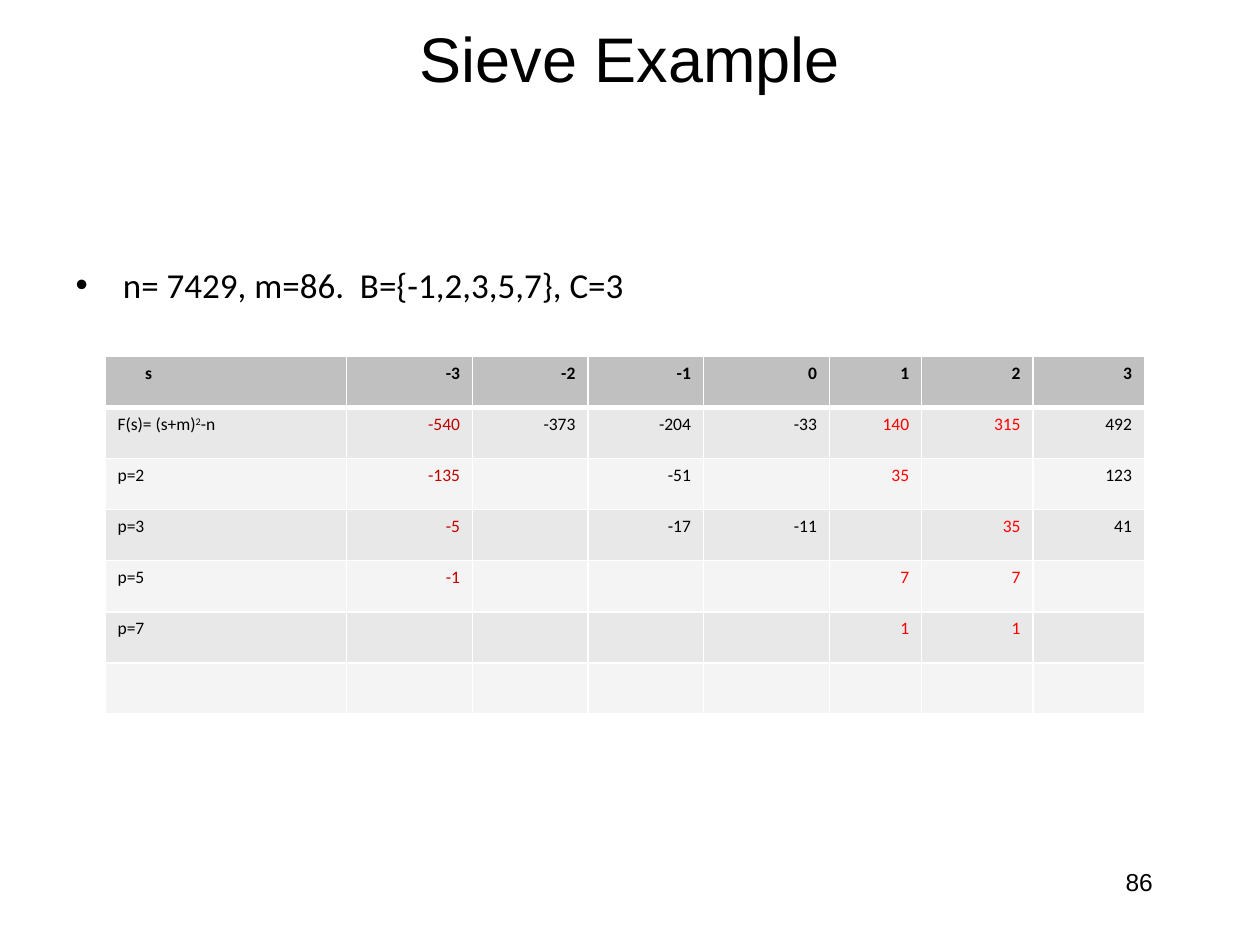
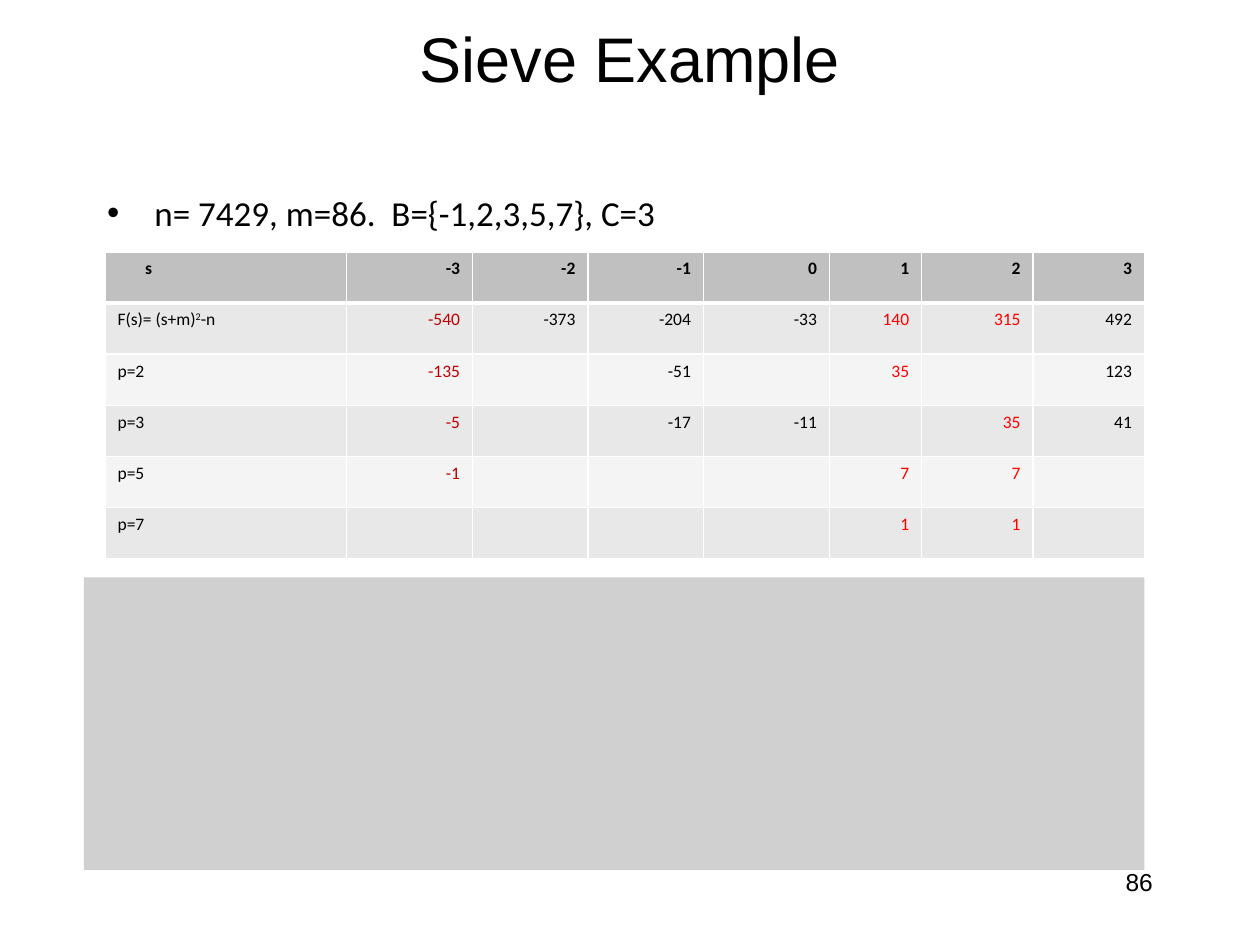
Before and after one commit to jlmucb/class_notes, a slide deck: slide 86 of BerkeleyClass/CS290Spring2013/Lectures/Cryptoclass7.pptx. Drawn at 1260x945 pixels with LibreOffice and Linux fonts; fonts in the diff are those of the drawing; grey boxes stand for pictures. Boxes give left, top, right and bottom in pixels: in the first picture for what was removed or moved away, otherwise in the second. Text is boxed around its words. In the diff, an @@ line names an element or a change of style, - is before the commit and + after.

```diff
--- a/BerkeleyClass/CS290Spring2013/Lectures/Cryptoclass7.pptx
+++ b/BerkeleyClass/CS290Spring2013/Lectures/Cryptoclass7.pptx
@@ text "n= 7429, m=86. B={-1,2,3,5,7}, C=3": place and size @@
-text "n= 7429, m=86. B={-1,2,3,5,7}, C=3" at [123,272,624,303]
+text "n= 7429, m=86. B={-1,2,3,5,7}, C=3" at [154,200,655,231]
@@ table at [105,252,1144,558] @@
-row 7:  |  |  |  |  |  |  | 
@@ table: place and size @@
-table at [105,357,1144,714]
+table at [105,252,1144,558]
@@ picture added at [84,577,1145,869] @@
```
Also in this commit, not shown: 2 other slides changed, 3 other files.
